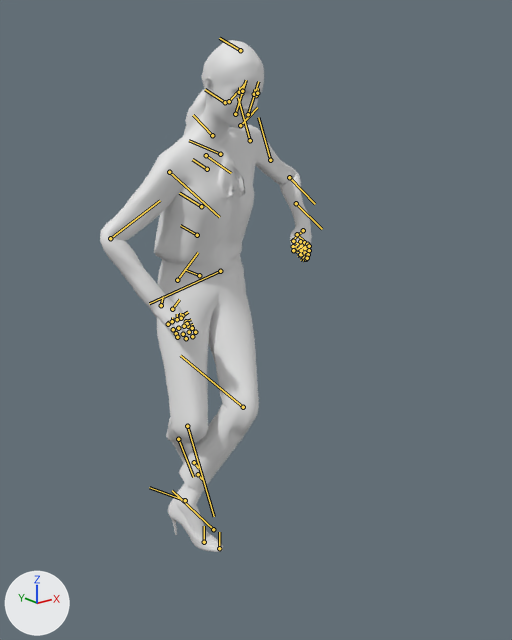
An edit to the FBX model public/assets3d/claudia/Woman.fbx, drawn before and after from the same camera.
Rendered twice from a camera (50 mm lens) standing at (-2.082, -1.977, 1.489) and looking at (-0.754, -0.317, 0.826). The lights are fixed; the arrows at lower left show +X, +Y and +Z. The picture after the commit comes second. Both versions are drawn at frame 276 of the action 'mixamo.com'; the numbers are the values there. The bones that change, and the others that lie on the model, are drawn over the model as lines.

The first picture shows 'rp_claudia_rigged_002_geo'.
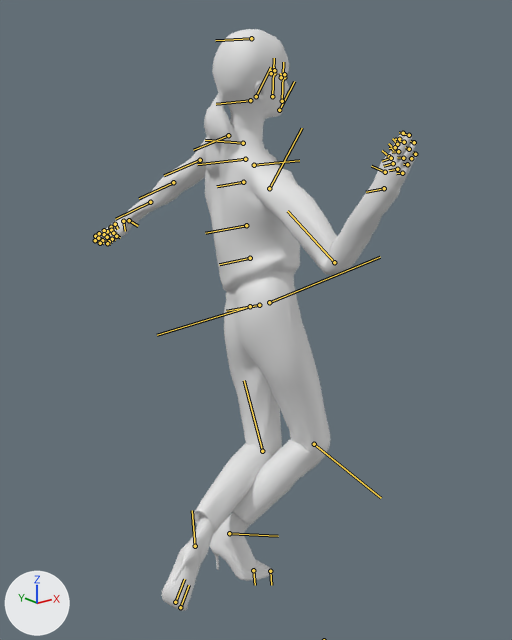
The change in detail:
Bone 'root' (bone_root) moves from (-68.6, 3.6, -14.4) to (-80.9, -71.9, -9.1).
Bone 'root' (bone_root) turns from (1, -2, -4) to (-5, 19, 72) degrees about its own x, y and z.
Bone 'spine_01' (bone_spine_01) turns from (5, 7, -10) to (1, -17, 2) degrees about its own x, y and z.
Bone 'spine_02' (bone_spine_02) turns from (1, -2, -4) to (0, -7, 0) degrees about its own x, y and z.
Bone 'spine_03' (bone_spine_03) turns from (1, -2, -4) to (0, -7, 0) degrees about its own x, y and z.
Bone 'neck_01' (bone_neck_01) turns from (0, 3, -2) to (1, -1, -1) degrees about its own x, y and z.
Bone 'head' (bone_head) turns from (1, 3, -2) to (0, -1, -1) degrees about its own x, y and z.
Bone 'clavicle_l' (bone_clavicle_l) turns from (-4, -20, 11) to (1, -23, -4) degrees about its own x, y and z.
Bone 'upperarm_l' (bone_upperarm_l) turns from (39, 10, -9) to (-13, 24, 34) degrees about its own x, y and z.
Bone 'lowerarm_l' (bone_lowerarm_l) turns from (0, 0, -71) to (0, 0, 24) degrees about its own x, y and z.
Bone 'hand_l' (bone_hand_l) turns from (19, 19, 4) to (-61, -21, -10) degrees about its own x, y and z.
Bone 'clavicle_r' (bone_clavicle_r) turns from (1, 9, 2) to (-1, 0, 7) degrees about its own x, y and z.
Bone 'upperarm_r' (bone_upperarm_r) turns from (38, -5, 1) to (-69, -12, -22) degrees about its own x, y and z.
Bone 'lowerarm_r' (bone_lowerarm_r) turns from (0, 0, -54) to (0, 0, -66) degrees about its own x, y and z.
Bone 'hand_r' (bone_hand_r) turns from (25, 4, -12) to (5, 4, 1) degrees about its own x, y and z.
Bone 'thumb_01_r' (bone_thumb_01_r) turns from (-7, -16, 7) to (-5, -23, 7) degrees about its own x, y and z.
Bone 'pinky_02_r' (bone_pinky_02_r) turns from (0, -1, 7) to (0, 0, -1) degrees about its own x, y and z.
Bone 'thigh_l' (bone_thigh_l) turns from (24, 12, 34) to (24, -14, -1) degrees about its own x, y and z.
Bone 'calf_l' (bone_calf_l) turns from (11, 2, -48) to (9, 10, -68) degrees about its own x, y and z.
Bone 'foot_l' (bone_foot_l) turns from (-3, -17, 23) to (11, 9, -3) degrees about its own x, y and z.
Bone 'ball_l' (bone_ball_l) turns from (0, 0, 0) to (0, 0, 21) degrees about its own x, y and z.
Bone 'thigh_r' (bone_thigh_r) turns from (15, -12, 25) to (7, 16, 13) degrees about its own x, y and z.
Bone 'calf_r' (bone_calf_r) turns from (-11, 5, -82) to (10, 8, -57) degrees about its own x, y and z.
Bone 'foot_r' (bone_foot_r) turns from (-5, 17, 7) to (12, 2, 40) degrees about its own x, y and z.
Bone 'ball_r' (bone_ball_r) turns from (0, 0, 15) to (0, 0, 2) degrees about its own x, y and z.

Boxes (x1, y1, x2, y2) around the edits, measured in the pictures (512 x 640 px):
'rp_claudia_rigged_002_geo', posed (52% wider, 14% taller): before (100, 40, 312, 552); after (95, 29, 417, 611)
bone 'spine_01', root to tip: before (197, 235) to (180, 225); after (250, 258) to (219, 264)
bone 'spine_02', root to tip: before (201, 206) to (179, 193); after (246, 225) to (205, 233)
bone 'spine_03', root to tip: before (207, 169) to (192, 159); after (243, 182) to (217, 186)
bone 'neck_01', root to tip: before (212, 135) to (193, 115); after (243, 143) to (205, 140)
bone 'head', root to tip: before (225, 102) to (205, 89); after (250, 100) to (216, 104)
bone 'clavicle_l', root to tip: before (220, 154) to (189, 140); after (245, 159) to (197, 164)
bone 'upperarm_l', root to tip: before (250, 140) to (238, 97); after (228, 135) to (193, 150)
bone 'lowerarm_l', root to tip: before (289, 177) to (315, 204); after (173, 182) to (139, 198)
bone 'hand_l', root to tip: before (303, 230) to (291, 241); after (129, 220) to (138, 226)
bone 'clavicle_r', root to tip: before (206, 155) to (231, 173); after (254, 165) to (299, 160)
bone 'upperarm_r', root to tip: before (169, 172) to (219, 217); after (269, 188) to (302, 128)
bone 'lowerarm_r', root to tip: before (110, 238) to (160, 200); after (334, 262) to (287, 211)
bone 'hand_r', root to tip: before (161, 305) to (163, 296); after (384, 188) to (366, 192)
bone 'thumb_01_r', root to tip: before (172, 309) to (179, 299); after (385, 172) to (371, 166)
bone 'pinky_02_r', root to tip: before (173, 329) to (174, 329); after (407, 164) to (403, 164)
bone 'thigh_l', root to tip: before (220, 271) to (149, 303); after (250, 306) to (157, 335)
bone 'calf_l', root to tip: before (243, 407) to (180, 355); after (262, 451) to (244, 380)
bone 'foot_l', root to tip: before (185, 500) to (149, 487); after (195, 546) to (192, 510)
bone 'ball_l', root to tip: before (204, 542) to (204, 526); after (175, 602) to (184, 579)
bone 'thigh_r', root to tip: before (177, 280) to (198, 252); after (269, 302) to (380, 257)
bone 'calf_r', root to tip: before (187, 426) to (214, 516); after (314, 444) to (381, 498)
bone 'foot_r', root to tip: before (178, 439) to (193, 477); after (229, 533) to (278, 536)
bone 'ball_r', root to tip: before (194, 462) to (198, 468); after (253, 570) to (255, 585)
